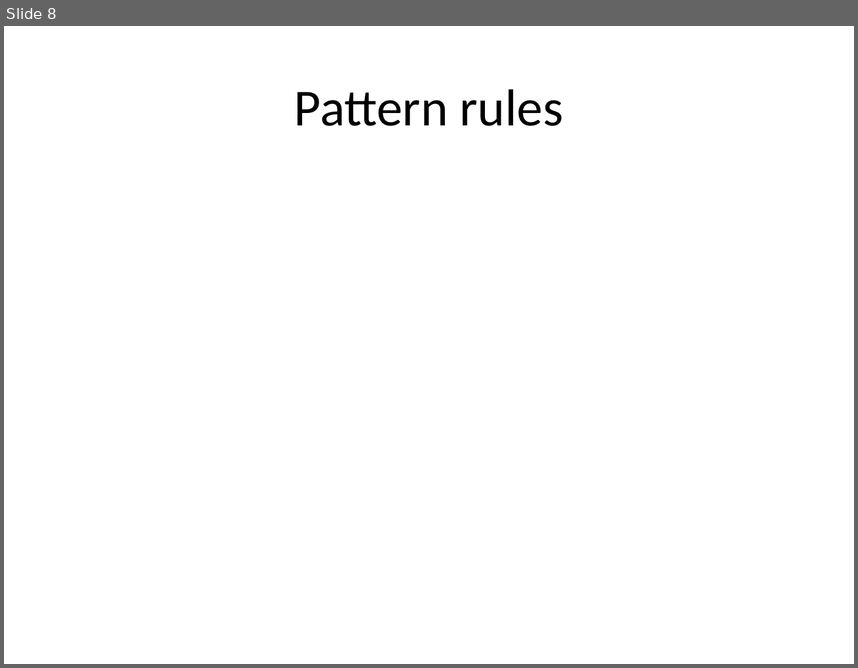
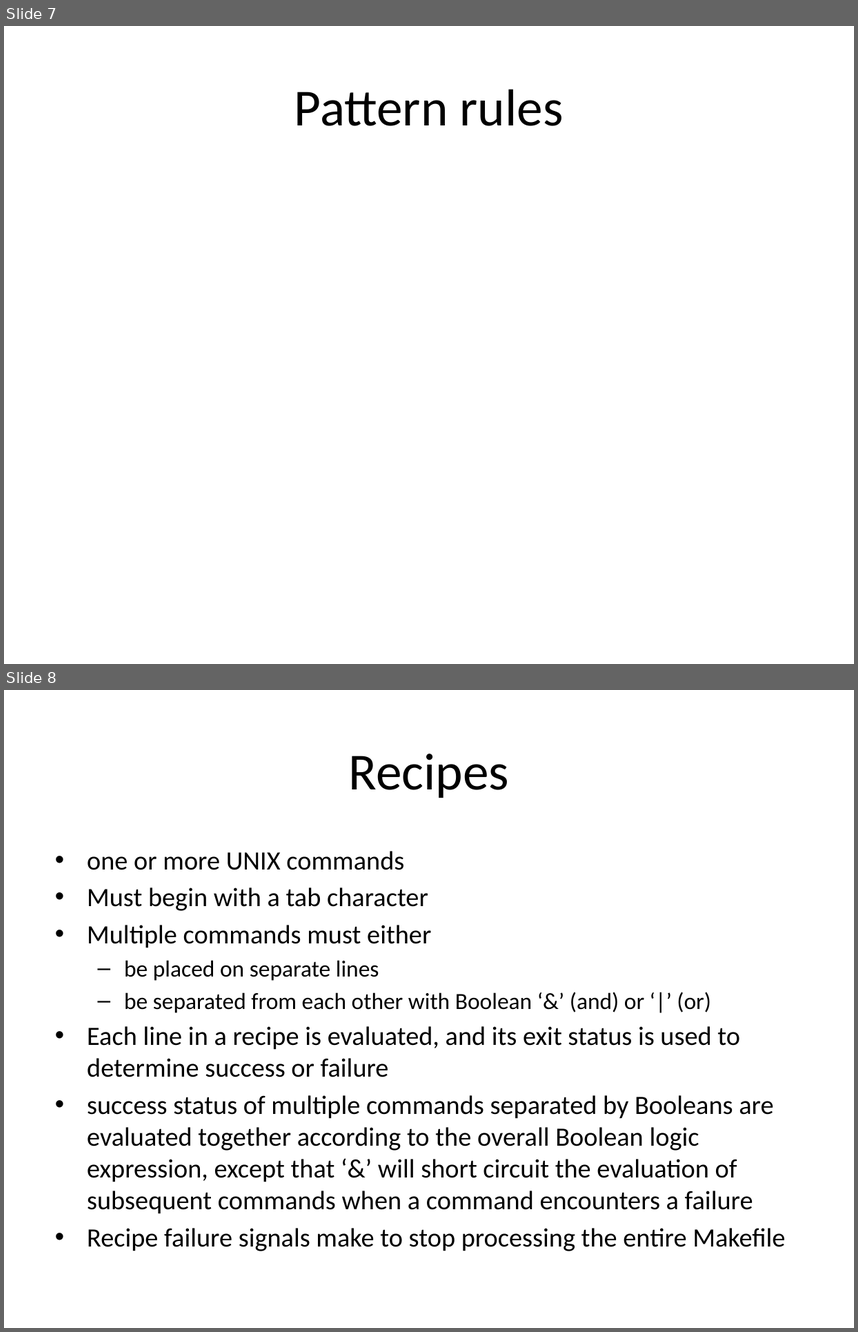
Before and after one commit to rvosa/ngs-workflows, a slide deck: doc/slides/day3/session2/Make.pptx. Shown one above the other, each under a label of ours: slide 8 before the commit, slides 7 and 8 after it. The pictures are 858x668 and 858x1332 pixels, drawn with LibreOffice and Linux fonts; fonts in the diff are those of the drawing. Boxes give left, top, right and bottom in pixels: in the first picture for what was removed or moved away, otherwise in the second. Text is boxed around its words. In the diff, an @@ line names an element or a change of style, - is before the commit and + after.

```diff
--- a/doc/slides/day3/session2/Make.pptx
+++ b/doc/slides/day3/session2/Make.pptx
@@ slide 8 added at (x1=4, y1=690, x2=854, y2=1328), background #FFFFFF @@
@@ title added at (x1=349, y1=753, x2=509, y2=798), 44 pt, text #000000 @@
+Recipes
@@ text added at (x1=87, y1=851, x2=785, y2=1251), 22.4 pt, text #000000 @@
+• one or more UNIX commands
+• Must begin with a tab character
+• Multiple commands must either
+  – be placed on separate lines
+  – be separated from each other with Boolean ‘&’ (and) or ‘|’ (or)
+• Each line in a recipe is evaluated, and its exit status is used to determine success or failure
+• success status of multiple commands separated by Booleans are evaluated together according to the overall Boolean logic expression, except that ‘&’ will short circuit the evaluation of subsequent commands when a command encounters a failure
+• Recipe failure signals make to stop processing the entire Makefile
@@ what was slide 8 is now slide 7 @@
```
Also in this commit, not shown: 2 slides changed, 3 other slides added, 4 slides removed.
